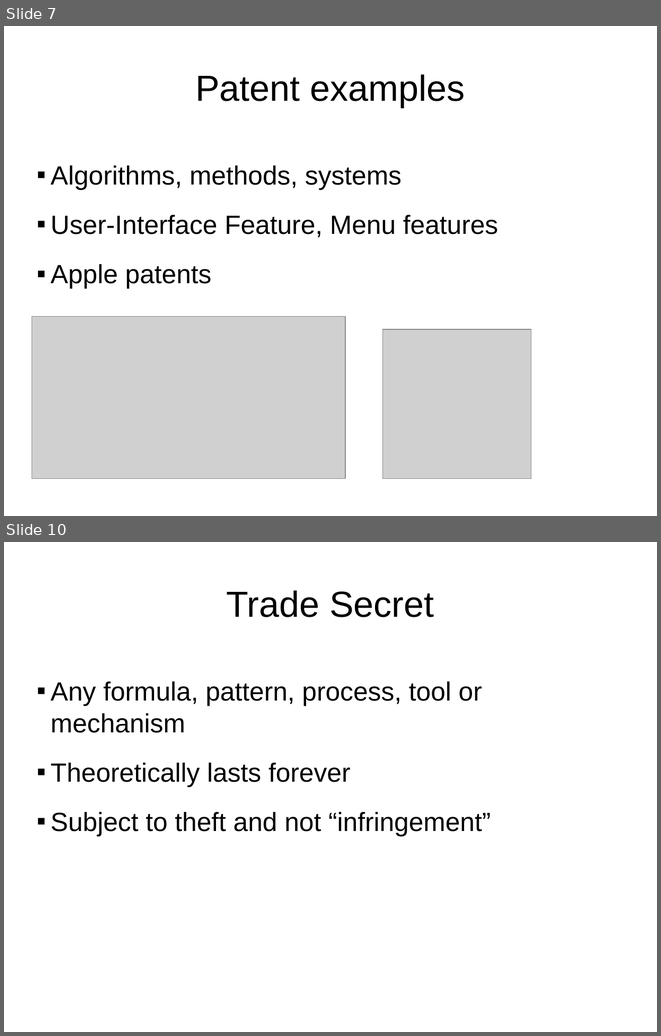
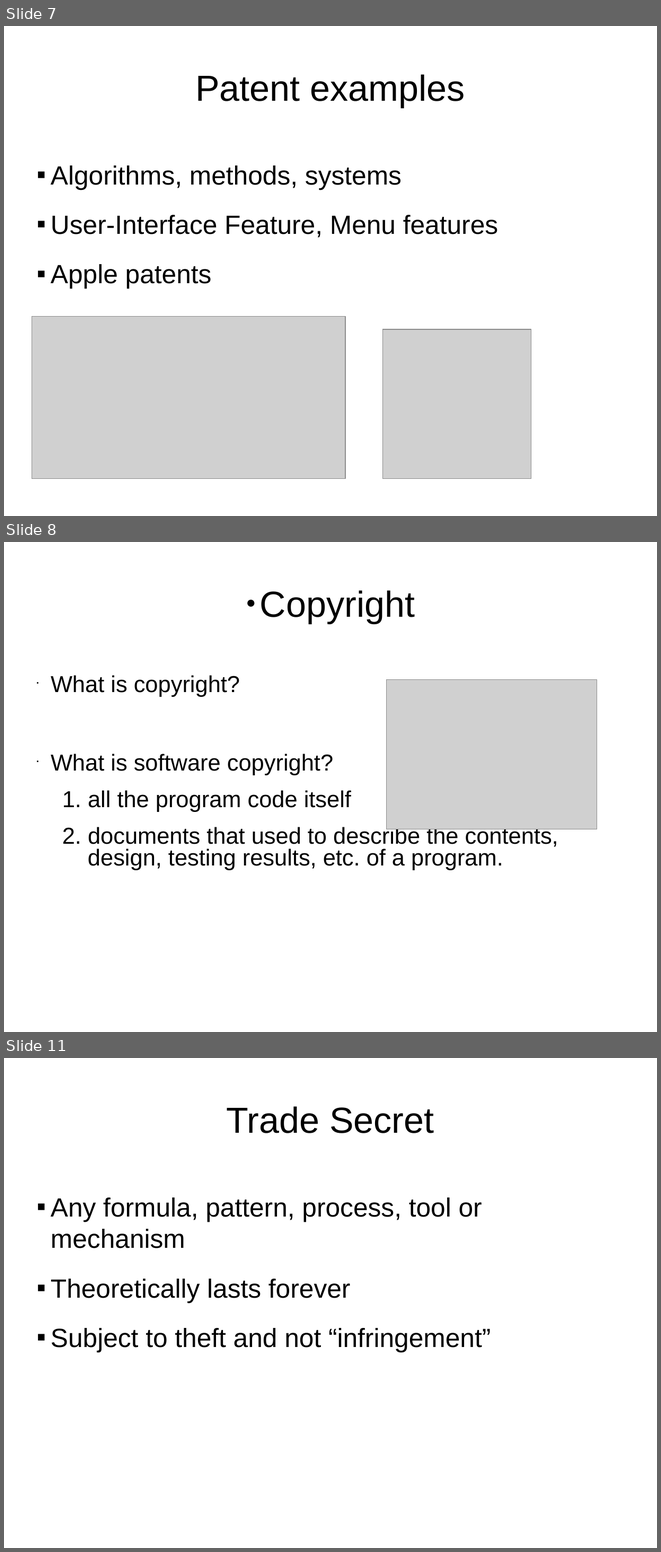
Before and after one commit to Matzkee/TeamProject, a slide deck: Documents/Team G - Intellectual Property in Software.pptx. Shown one above the other, each under a label of ours: slides 7 and 10 before the commit, slides 7, 8 and 11 after it; the slides between them are not shown. The pictures are 661x1036 and 661x1552 pixels, drawn with LibreOffice and Linux fonts; fonts in the diff are those of the drawing; grey boxes stand for pictures; background and template pictures are left out. Boxes give left, top, right and bottom in pixels: in the first picture for what was removed or moved away, otherwise in the second. Text is boxed around its words. In the diff, an @@ line names an element or a change of style, - is before the commit and + after.

```diff
--- a/Documents/Team G - Intellectual Property in Software.pptx
+++ b/Documents/Team G - Intellectual Property in Software.pptx
@@ slide 8 added at [4,542,657,1032], background picture (left out) @@
@@ text added at [260,590,415,623], 44 pt, text #000000 @@
+● Copyright
@@ text added at [51,675,558,870], 28 pt, text #000000 @@
+▪ What is copyright?
+▪ What is software copyright?
+1. all the program code itself
+2. documents that used to describe the contents,
+design, testing results, etc. of a program.
@@ picture added at [387,679,597,829] @@
@@ what was slide 10 is now slide 11 @@
```
Also in this commit, not shown: 2 other slides added, 2 slides removed.
